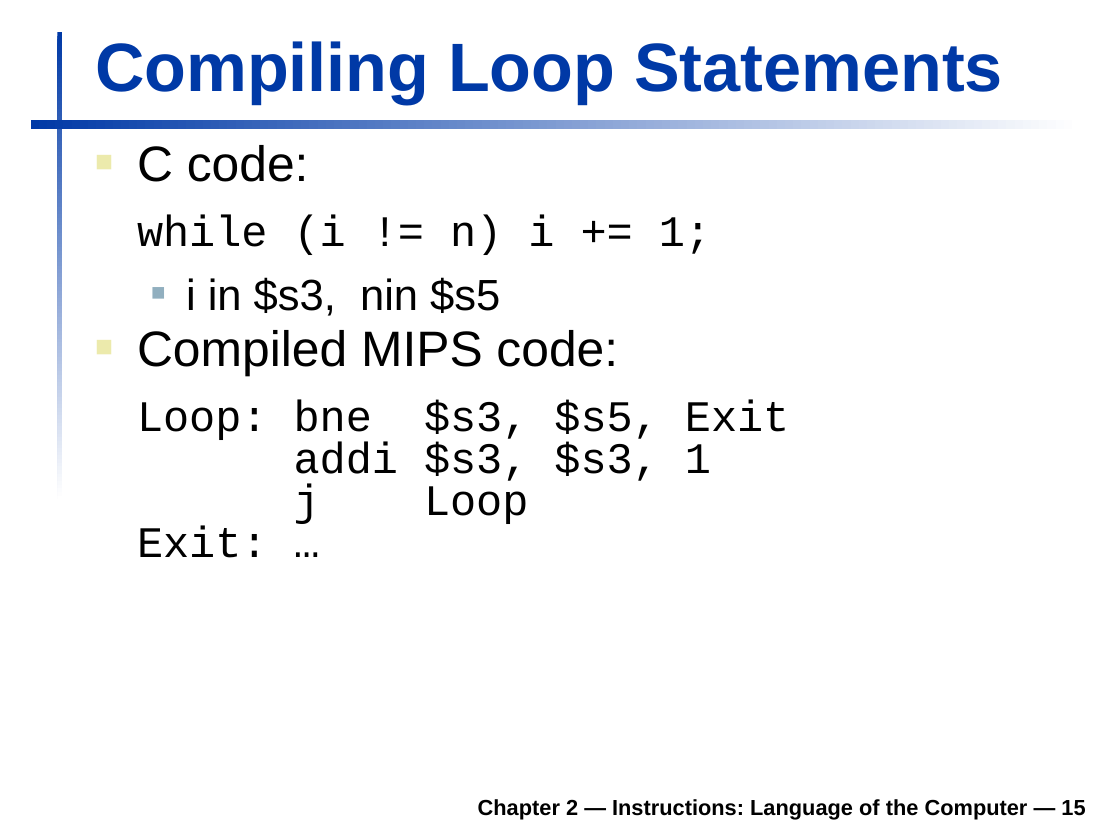
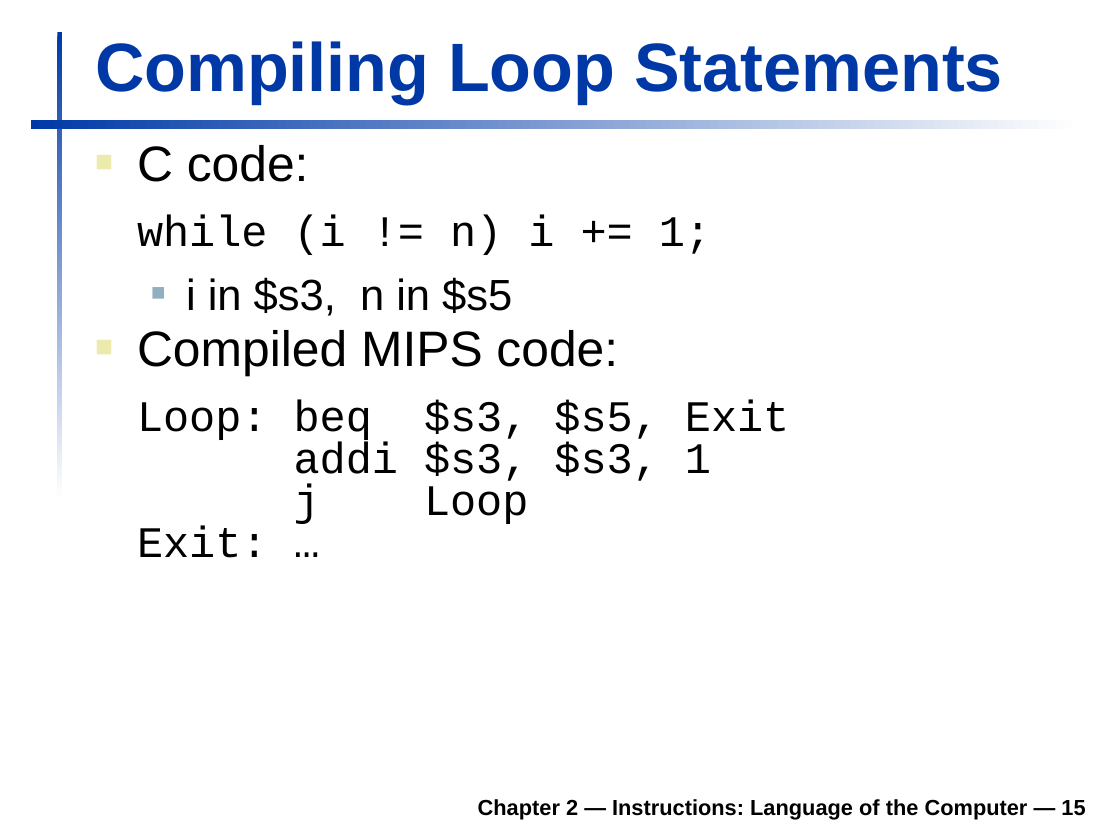
Before and after one commit to robertutterback/robertutterback.github.io, a slide deck: slide 15 of _courses/comp230/f18/L14.pptx. Drawn at 1120x840 pixels with LibreOffice and Linux fonts; fonts in the diff are those of the drawing; background and template pictures are left out. Boxes give left, top, right and bottom in pixels: in the first picture for what was removed or moved away, otherwise in the second. Text is boxed around its words. In the diff, an @@ line names an element or a change of style, - is before the commit and + after.

```diff
--- a/_courses/comp230/f18/L14.pptx
+++ b/_courses/comp230/f18/L14.pptx
@@ text at <box>186,277,512,316</box>: spaces changed @@
-  ■ i in $s3, nin $s5
+  ■ i in $s3, n in $s5
@@ text at <box>137,399,789,558</box>: text changed @@
-Loop: bne $s3, $s5, Exit
-addi $s3, $s3, 1
-j Loop
-Exit: …
+Loop: beq $s3, $s5, Exit
+addi $s3, $s3, 1
+j Loop
+Exit: …
```
Also in this commit, not shown: 2 slides removed.
